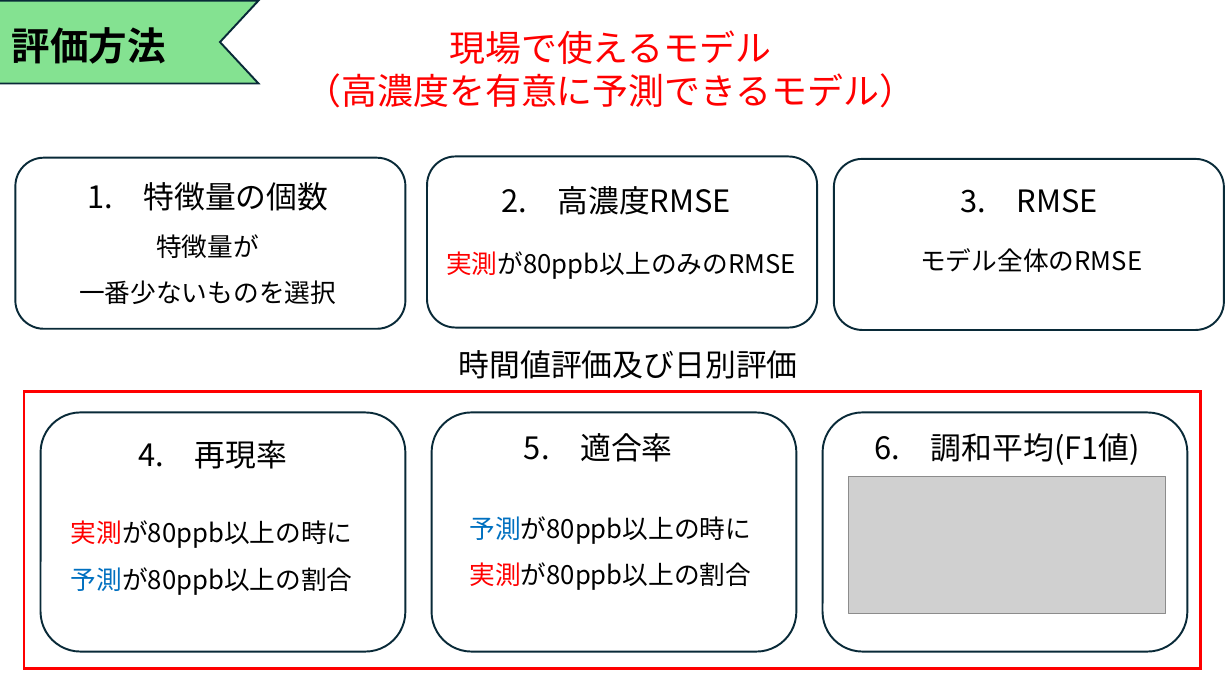
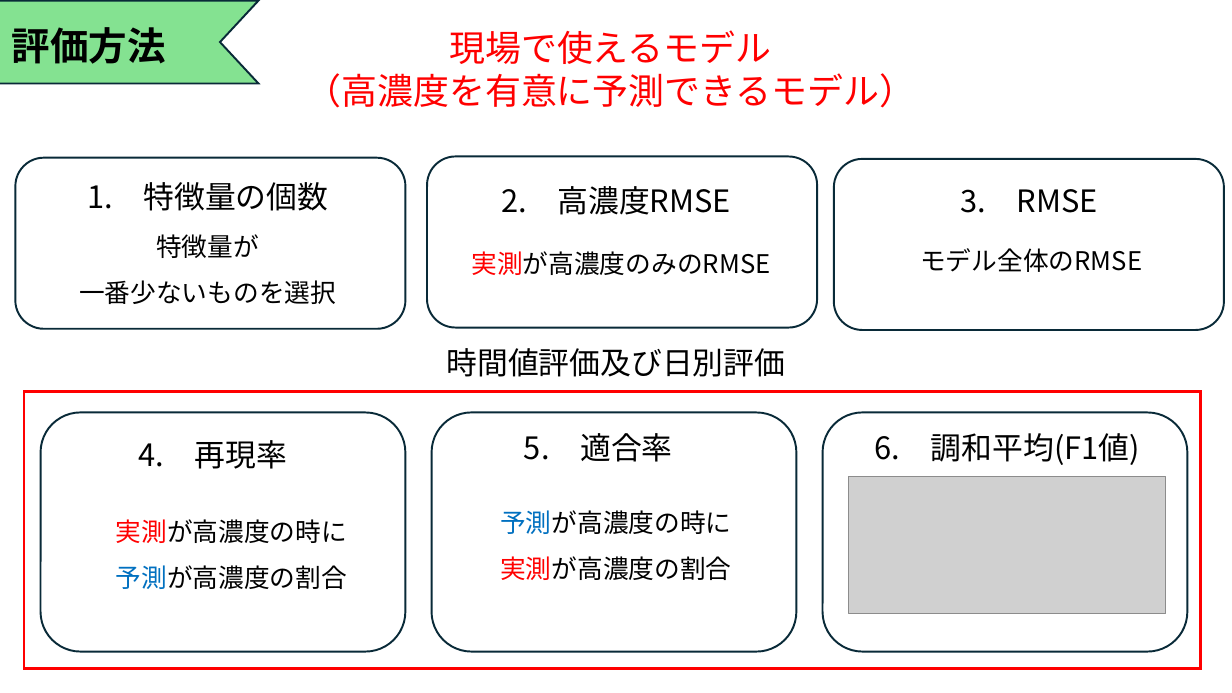
Before and after one commit to Tatsuki0623/lab, a slide deck: slide 11 of out_data/21T7-008.pptx. Drawn at 1232x693 pixels with LibreOffice and Linux fonts; fonts in the diff are those of the drawing; grey boxes stand for pictures. Boxes give left, top, right and bottom in pixels: in the first picture for what was removed or moved away, otherwise in the second. Text is boxed around its words. In the diff, an @@ line names an element or a change of style, - is before the commit and + after.

```diff
--- a/out_data/21T7-008.pptx
+++ b/out_data/21T7-008.pptx
@@ text at (471,251,770,275): text changed @@
-実測が80ppb以上のみのRMSE
+実測が高濃度のみのRMSE
@@ text "時間値評価及び日別評価": place and size @@
-text "時間値評価及び日別評価" at (459,350,798,379)
+text "時間値評価及び日別評価" at (447,348,786,377)
@@ text at (116,519,347,589): text changed @@
-実測が80ppb以上の時に予測が80ppb以上の割合
+実測が高濃度の時に
+予測が高濃度の割合
@@ text at (500,510,731,580): text changed @@
-予測が80ppb以上の時に
-実測が80ppb以上の割合
+予測が高濃度の時に
+実測が高濃度の割合
```
Also in this commit, not shown: 12 other slides changed, 2 other files.
